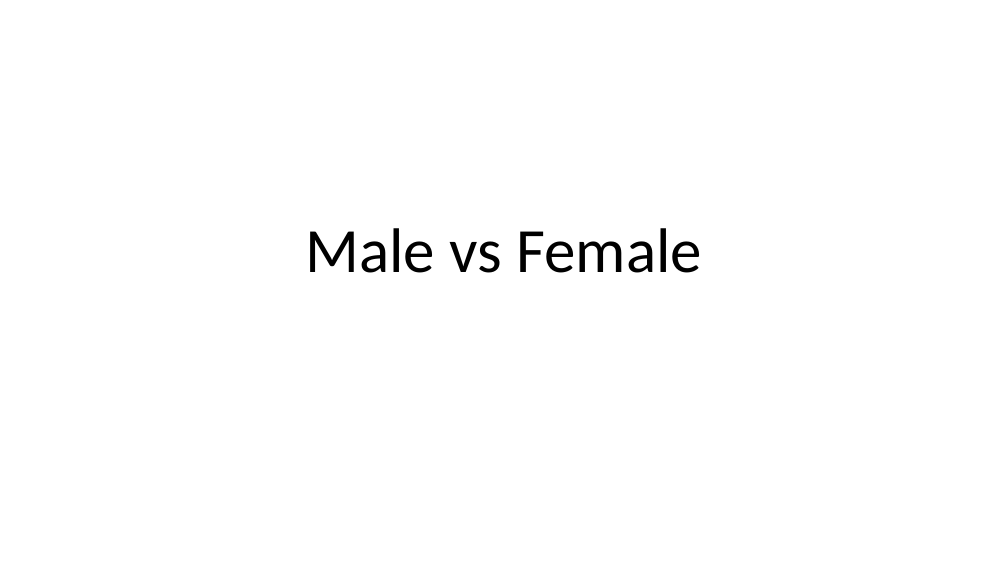
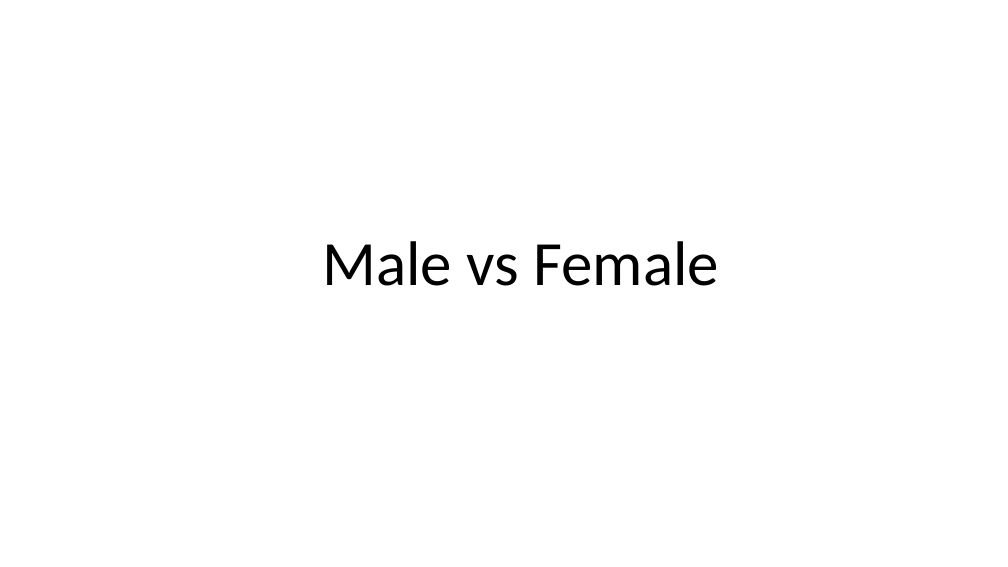
Before and after one commit to jetforce/Chitest, a slide deck: slide 1 of OOTO UNICEF Presentation.pptx (slide 2 before the commit). Drawn at 1008x567 pixels with LibreOffice and Linux fonts; fonts in the diff are those of the drawing. Boxes give left, top, right and bottom in pixels: in the first picture for what was removed or moved away, otherwise in the second. Text is boxed around its words. In the diff, an @@ line names an element or a change of style, - is before the commit and + after.

Commit message:
Update
- Updated presentation. Almost done with Male vs Female

```diff
--- a/OOTO UNICEF Presentation.pptx
+++ b/OOTO UNICEF Presentation.pptx
@@ title "Male vs Female": place and size @@
-title "Male vs Female" at (306, 228, 703, 273)
+title "Male vs Female" at (322, 241, 720, 286)
```
Also in this commit, not shown: 4 other slides changed, 2 slides added, 2 slides removed, 5 other files.
